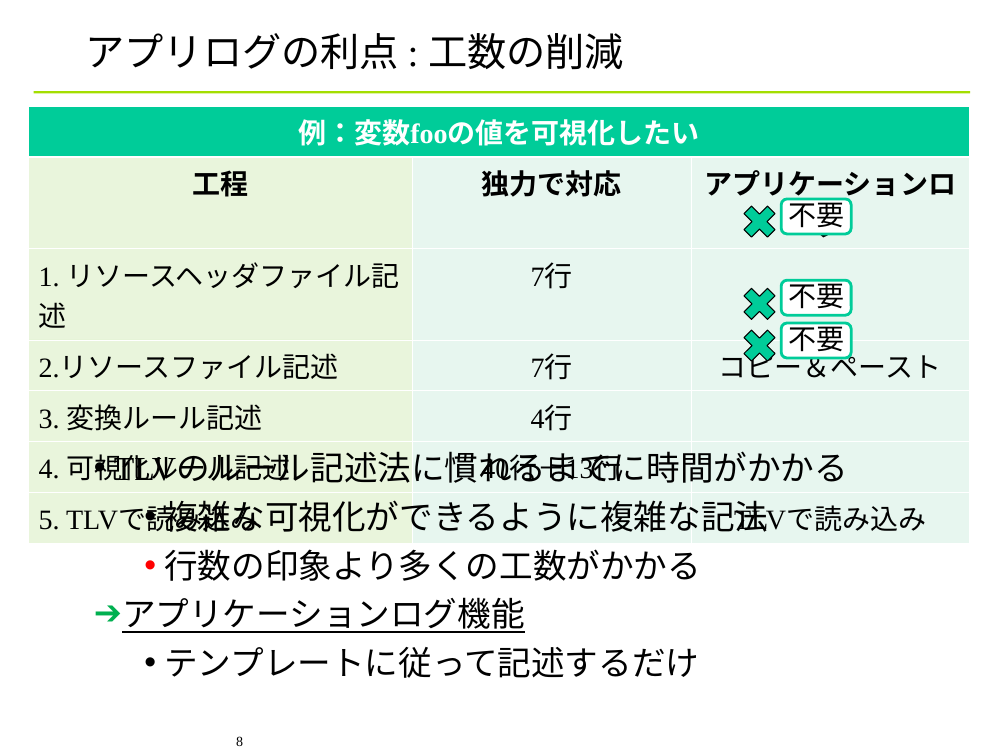
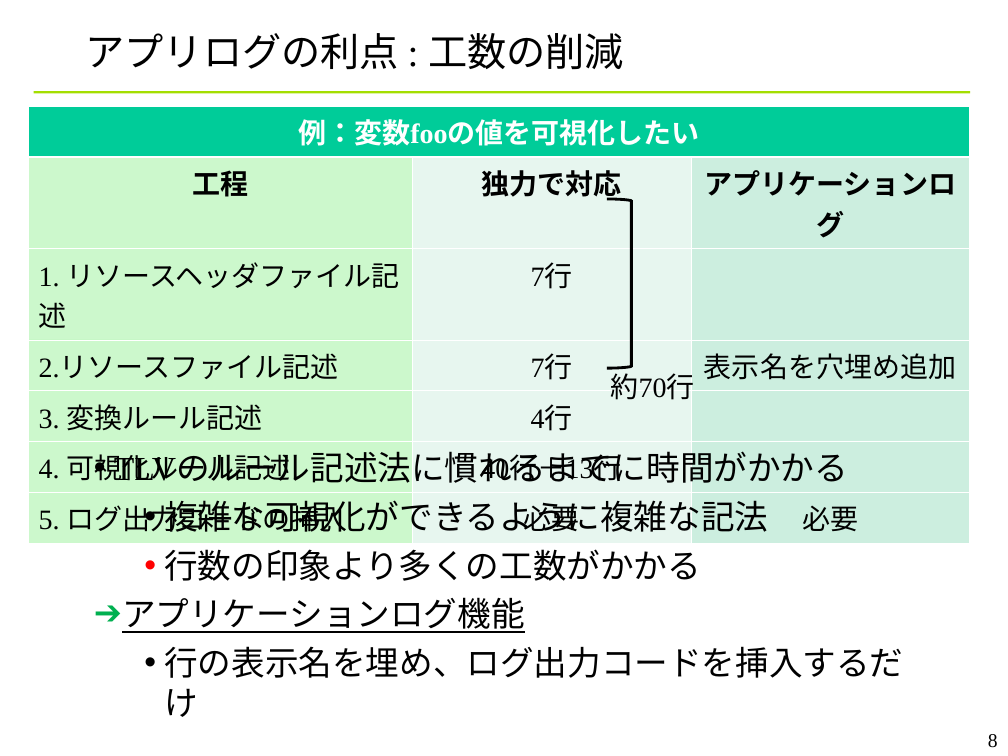
Before and after one commit to YixiaoLi/tlv4mc, a slide deck: slide 8 of doc/phase4/joho_koukankai/ojl-2nd-comm-yanagi.ppt. Drawn at 1008x756 pixels with LibreOffice and Linux fonts; fonts in the diff are those of the drawing; background and template pictures are left out. Boxes give left, top, right and bottom in pixels: in the first picture for what was removed or moved away, otherwise in the second. Text is boxed around its words. In the diff, an @@ line names an element or a change of style, - is before the commit and + after.

```diff
--- a/doc/phase4/joho_koukankai/ojl-2nd-comm-yanagi.ppt
+++ b/doc/phase4/joho_koukankai/ojl-2nd-comm-yanagi.ppt
@@ table at (28, 106, 969, 536) @@
-row 4, column 3: コピー＆ペースト
+row 4, column 3: 表示名を穴埋め追加
-row 7: 5. TLVで読み込み |  | TLVで読み込み
+row 7: 5. ログ出力コードの挿入 | 必要 | 必要
@@ fill #92D050 at 20% opacity to #00DE00 at 20% opacity in 6 cells @@
@@ fill #E7F6EF to #CCEEDF in 6 cells @@
@@ freeform shape added at (607, 199, 631, 368), outline #000000 2.01 pt @@
@@ freeform shape removed at (737, 199, 782, 244) @@
@@ rounded rectangle removed at (781, 199, 851, 234) @@
-不要
@@ freeform shape removed at (737, 281, 782, 327) @@
@@ rounded rectangle removed at (781, 280, 851, 316) @@
-不要
@@ freeform shape removed at (737, 323, 782, 368) @@
@@ rounded rectangle removed at (781, 323, 851, 358) @@
-不要
@@ text added at (611, 369, 695, 400), 20 pt, text #000000 @@
+約70行
@@ text at (164, 646, 903, 717): text changed @@
-  • テンプレートに従って記述するだけ
+  • 行の表示名を埋め、ログ出力コードを挿入するだけ
@@ page number: place and size @@
-page number at (236, 736, 243, 746)
+page number at (988, 734, 998, 748)
@@ page number at (988, 734, 998, 748): size 10 to 14 pt; alignment left to right @@
```
Also in this commit, not shown: 10 other slides changed, 1 other file.
